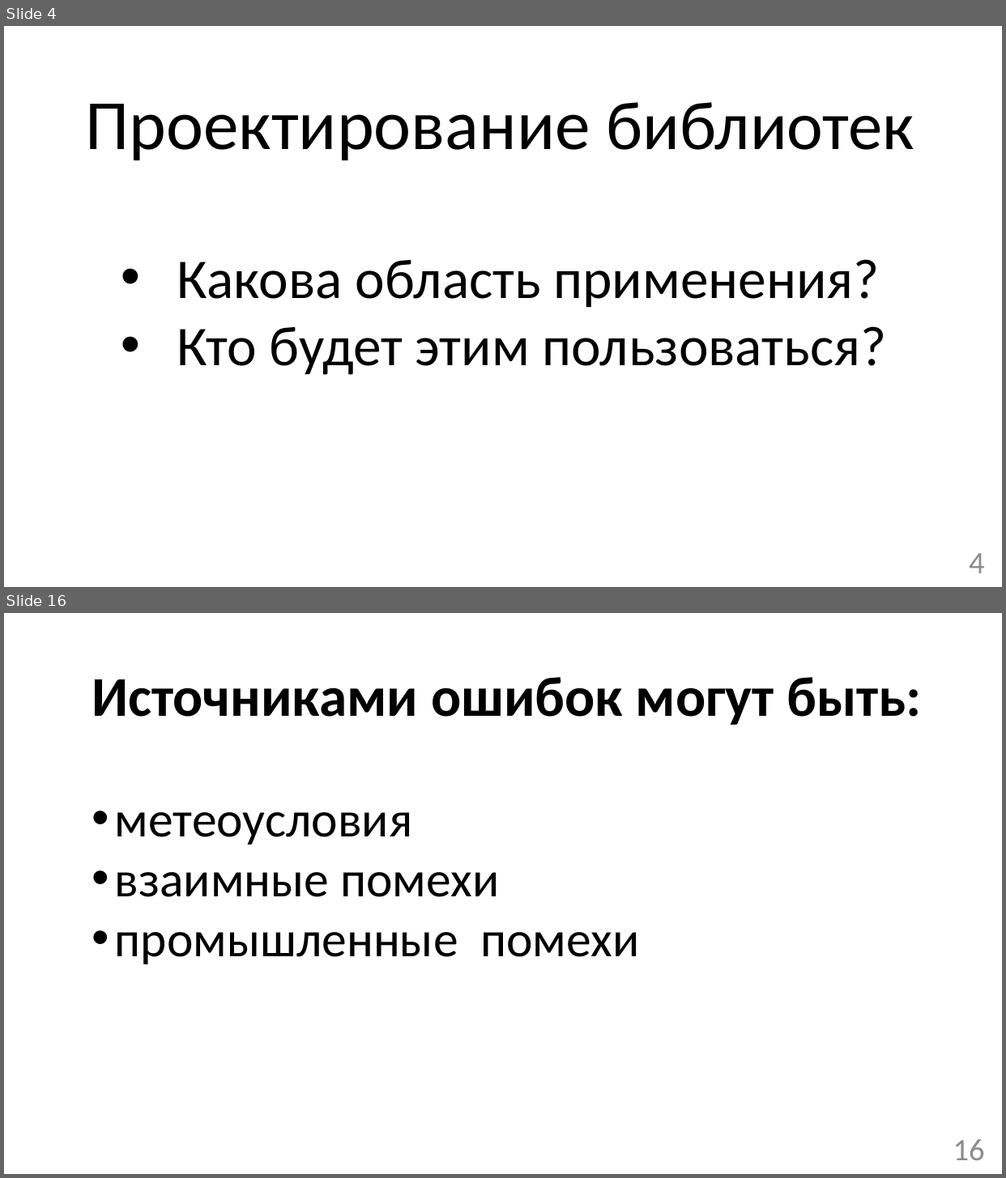
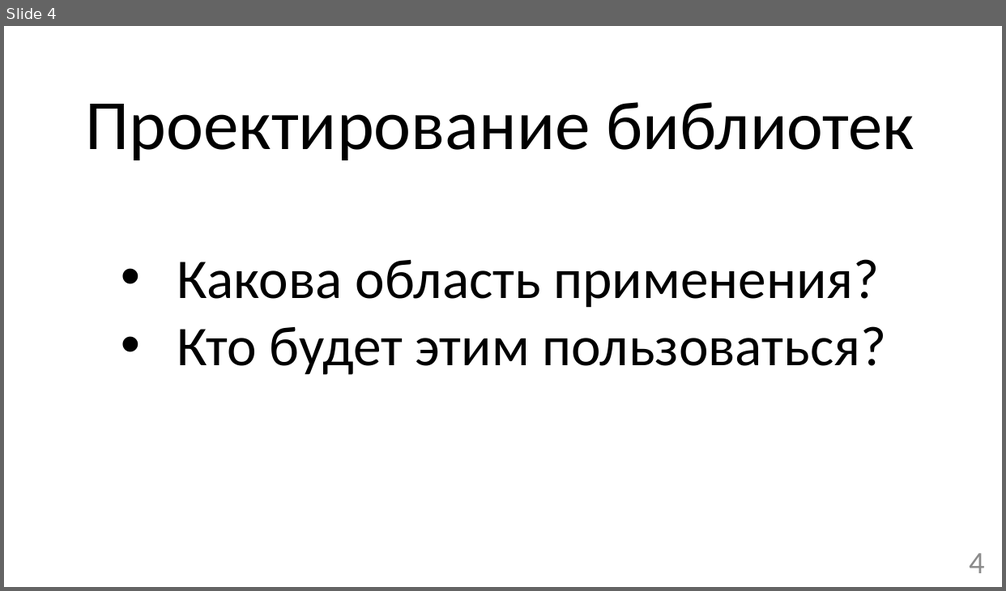
Before and after one commit to mrAdiy/rmsc_bak, a slide deck: Презентация бакалаврской SPEECH.pptx. Shown one above the other, each under a label of ours: slides 4 and 16 before the commit, slide 4 after it; the slides between them are not shown. The pictures are 1006x1178 and 1006x591 pixels, drawn with LibreOffice and Linux fonts; fonts in the diff are those of the drawing. Boxes give left, top, right and bottom in pixels: in the first picture for what was removed or moved away, otherwise in the second. Text is boxed around its words. In the diff, an @@ line names an element or a change of style, - is before the commit and + after.

```diff
--- a/Презентация бакалаврской SPEECH.pptx
+++ b/Презентация бакалаврской SPEECH.pptx
@@ slide 16 removed at (4, 613, 1002, 1174), background #FFFFFF @@
@@ text removed at (91, 677, 921, 965) @@
-Источниками ошибок могут быть:
-• метеоусловия
-• взаимные помехи
-• промышленные помехи
@@ page number removed at (953, 1139, 985, 1161) @@
-16
```
Also in this commit, not shown: 8 slides changed, 4 slides added, 7 other slides removed, 1 other file.
